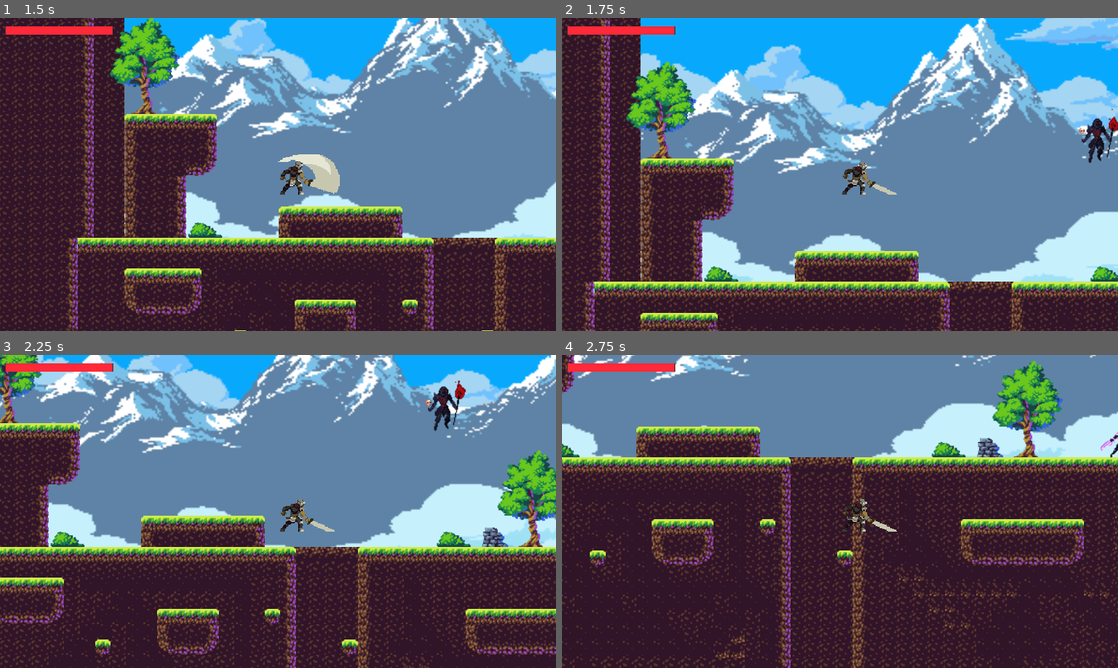
Above: before the commit, frames 1-4 (two rows, left to right).
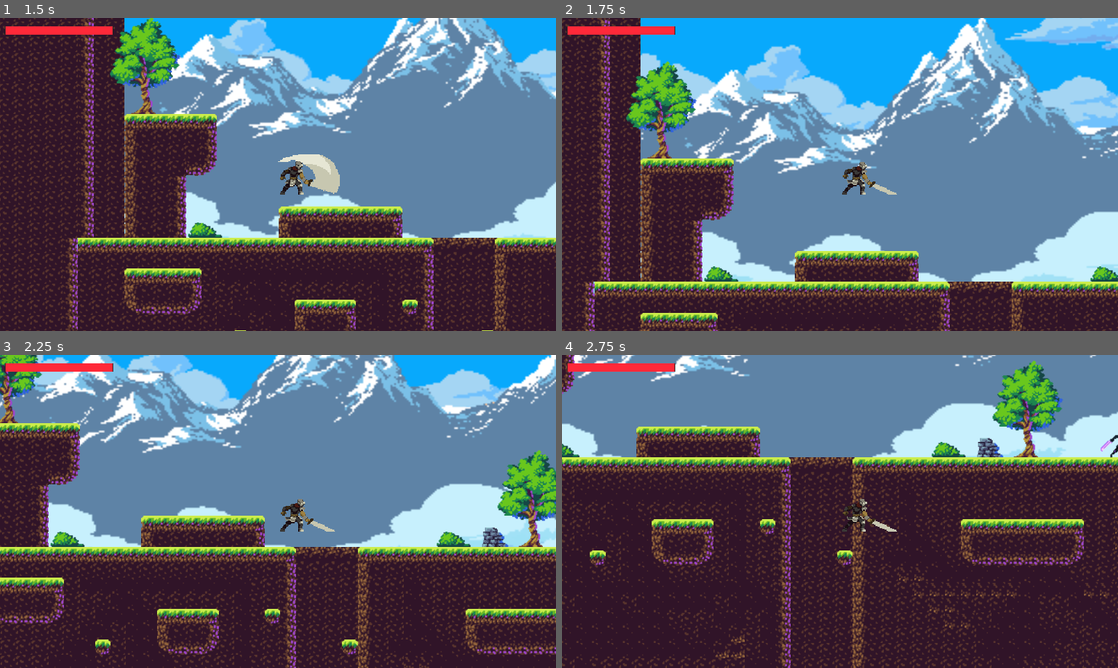
Above: after the commit, the same moments.

Repository: timowenz/stormbringer-trials
Game: Godot game, scene res://scenes/Menu.tscn
The game is run twice, just before and just after one commit, with the same random seed, the same clock (stepped at 60 frames per second) and the same inputs.
Inputs:
- Up to frame 1 (1.5 s): click "Play!" at 0.5 s; tap Enter (ui_accept) at 1.25 s; hold Right (ui_right) from 1.28 s (still down); tap Q (attack) at 1.35 s
- Up to frame 2 (1.75 s): keep holding Right (ui_right); tap Enter (ui_accept) at 1.52 s
- Up to frame 3 (2.25 s): keep holding Right (ui_right); tap W (attack2) at 2.1 s
- Up to frame 4 (2.75 s): keep holding Right (ui_right); tap Enter (ui_accept) at 2.27 s

Frame 1 is identical in both runs. In frame 2, 0.5% of the frame differs, in the area x 92-100%, y 28-47%; in frame 3, 0.5%, in the area x 76-84%, y 8-25%; in frame 4, less than 0.1%.

Commit message:
feat: more damage and increase scale for enemy

Diff:
--- a/scenes/Game.tscn
+++ b/scenes/Game.tscn
@@ -7,7 +7,6 @@
 [ext_resource type="Texture2D" uid="uid://vu8r2cjp1s8j" path="res://assets/tileset/Decors.png" id="4_p74ua"]
 [ext_resource type="Texture2D" uid="uid://bi2p8skbssuj5" path="res://assets/tileset/Mockup2x.png" id="5_cdtrw"]
 [ext_resource type="AudioStream" uid="uid://swdeyex32o80" path="res://assets/music/Platformer Music 158815.mp3" id="7_fenwb"]
-[ext_resource type="PackedScene" uid="uid://3pylflq2imsx" path="res://scenes/Necromancer.tscn" id="8_54yj0"]
 [ext_resource type="PackedScene" uid="uid://dl67y2qtmmg0s" path="res://scenes/NightBorn.tscn" id="8_s60dt"]
 
 [sub_resource type="TileSetAtlasSource" id="TileSetAtlasSource_wcxmo"]
@@ -321,7 +320,5 @@
 volume_db = -12.5
 autoplay = true
 
-[node name="Necromancer" parent="." instance=ExtResource("8_54yj0")]
-position = Vector2(472, 117)
 [node name="NightBorn" parent="." instance=ExtResource("8_s60dt")]
 position = Vector2(662, 211)
--- a/scenes/NightBorn.tscn
+++ b/scenes/NightBorn.tscn
@@ -429,10 +429,10 @@
 
 [node name="AnimatedSprite2D" type="AnimatedSprite2D" parent="."]
 sprite_frames = SubResource("SpriteFrames_ytg0v")
-animation = &"dead"
+animation = &"idle"
 autoplay = "idle"
-frame = 21
-frame_progress = 0.0569163
+frame = 7
+frame_progress = 0.436183
 
 [node name="CollisionShape2D" type="CollisionShape2D" parent="."]
 position = Vector2(3.5, 5.5)
@@ -453,6 +453,16 @@
 position = Vector2(-11, 6)
 shape = SubResource("CircleShape2D_m2jx3")
 
+[node name="BigTimer" type="Timer" parent="."]
+wait_time = 10.0
+autostart = true
+
+[node name="SmallTimer" type="Timer" parent="."]
+wait_time = 20.0
+autostart = true
+
 [connection signal="animation_finished" from="AnimatedSprite2D" to="." method="_on_animated_sprite_2d_animation_finished"]
 [connection signal="body_entered" from="DetectionArea2D" to="." method="_on_detection_area_2d_body_entered"]
 [connection signal="body_entered" from="Node2D/Area2D" to="." method="_on_area_2d_body_entered"]
+[connection signal="timeout" from="BigTimer" to="." method="_on_big_timer_timeout"]
+[connection signal="timeout" from="SmallTimer" to="." method="_on_small_timer_timeout"]
--- a/scripts/NightBorn.gd
+++ b/scripts/NightBorn.gd
@@ -44,9 +44,18 @@
 		queue_free()
 
 func _on_animated_sprite_2d_animation_finished():
-	player.take_damage(10)
+	if (scale == Vector2(1.5, 1.5)):
+		player.take_damage(20)
+	else:
+		player.take_damage(10)
 
 func _on_area_2d_body_entered(body):
 	# jump
 	if (body.name == "TileMap"):
 		velocity.y = -JUMP_HEIGHT
+
+func _on_big_timer_timeout():
+	scale = Vector2(1.5, 1.5)
+
+func _on_small_timer_timeout():
+	scale = Vector2(1, 1)
